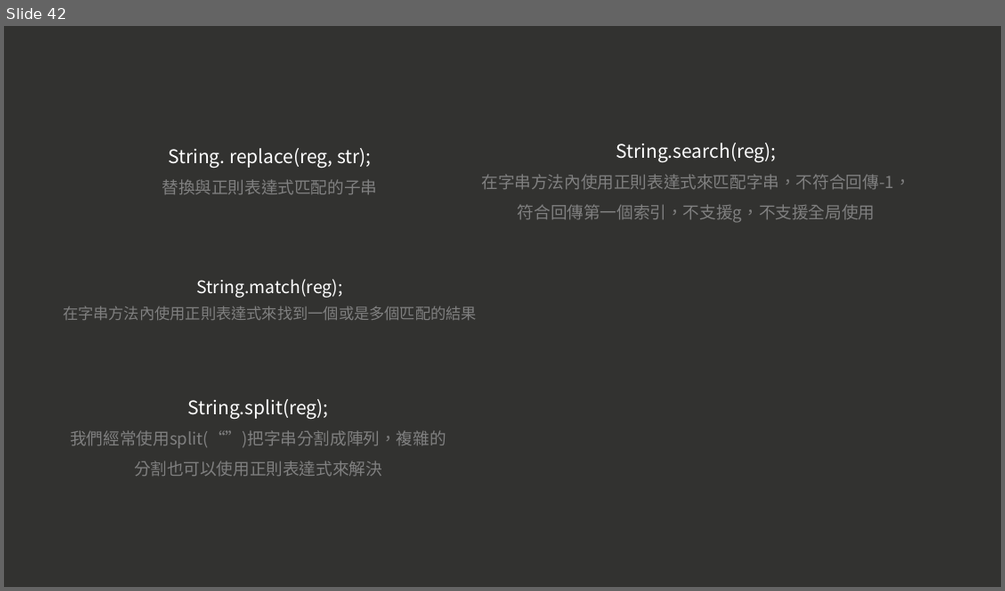
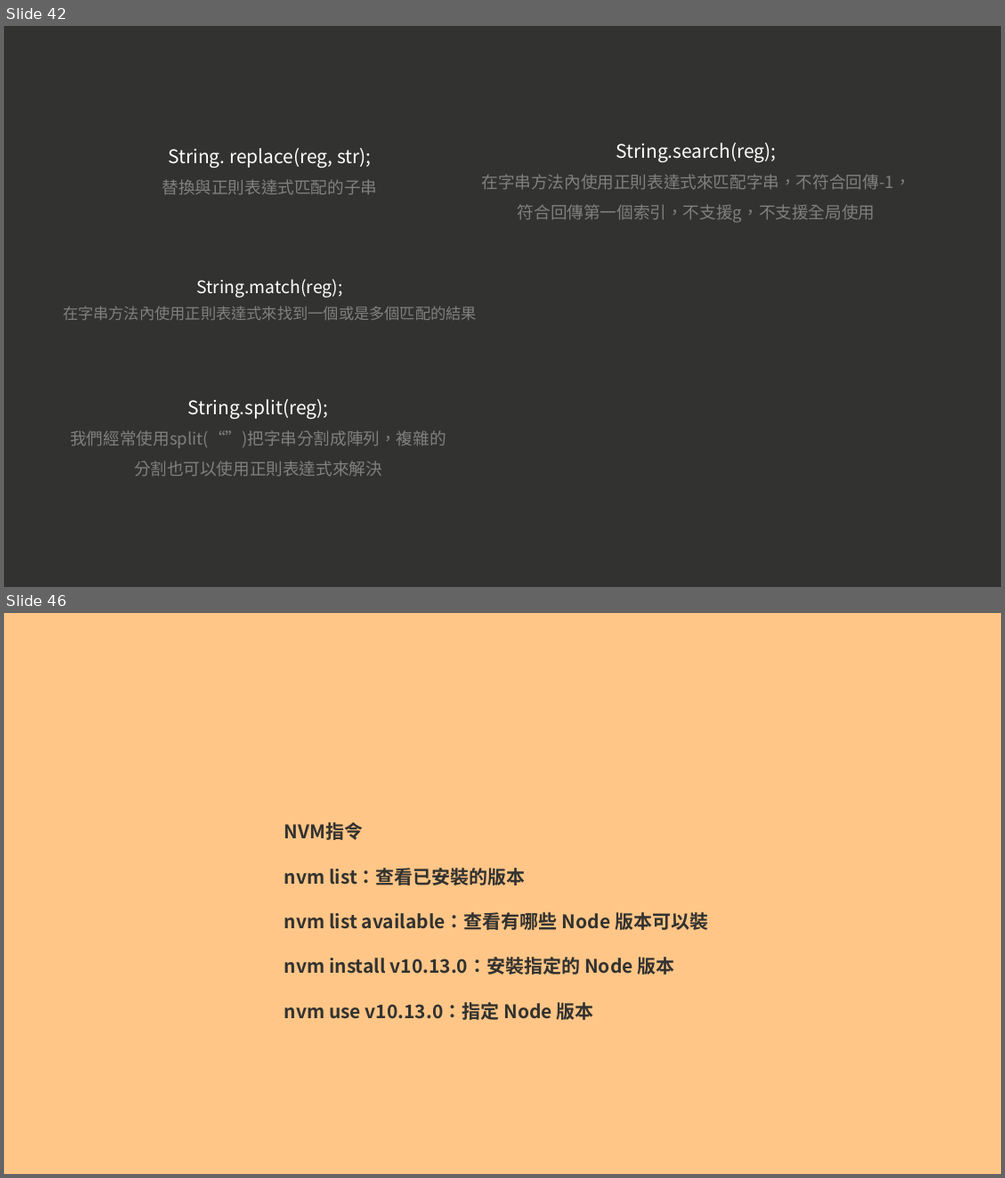
Before and after one commit to a23246542/JS_course_Intermediate_example, a slide deck: 現代 JavaScript 職人之路｜ 中階篇.pptx. Shown one above the other, each under a label of ours: slide 42 before the commit, slides 42 and 46 after it; the slides between them are not shown. The pictures are 1005x591 and 1005x1178 pixels, drawn with LibreOffice and Linux fonts; fonts in the diff are those of the drawing. Boxes give left, top, right and bottom in pixels: in the first picture for what was removed or moved away, otherwise in the second. Text is boxed around its words. In the diff, an @@ line names an element or a change of style, - is before the commit and + after.

```diff
--- a/現代 JavaScript 職人之路｜ 中階篇.pptx
+++ b/現代 JavaScript 職人之路｜ 中階篇.pptx
@@ slide 46 added at (4,613,1001,1174), background #FFC687 @@
@@ title added at (284,822,708,1020), 18 pt, text #323230, bold @@
+NVM指令
+nvm list：查看已安裝的版本
+nvm list available：查看有哪些 Node 版本可以裝
+nvm install v10.13.0：安裝指定的 Node 版本
+nvm use v10.13.0：指定 Node 版本
```
Also in this commit, not shown: 5 other slides added.
